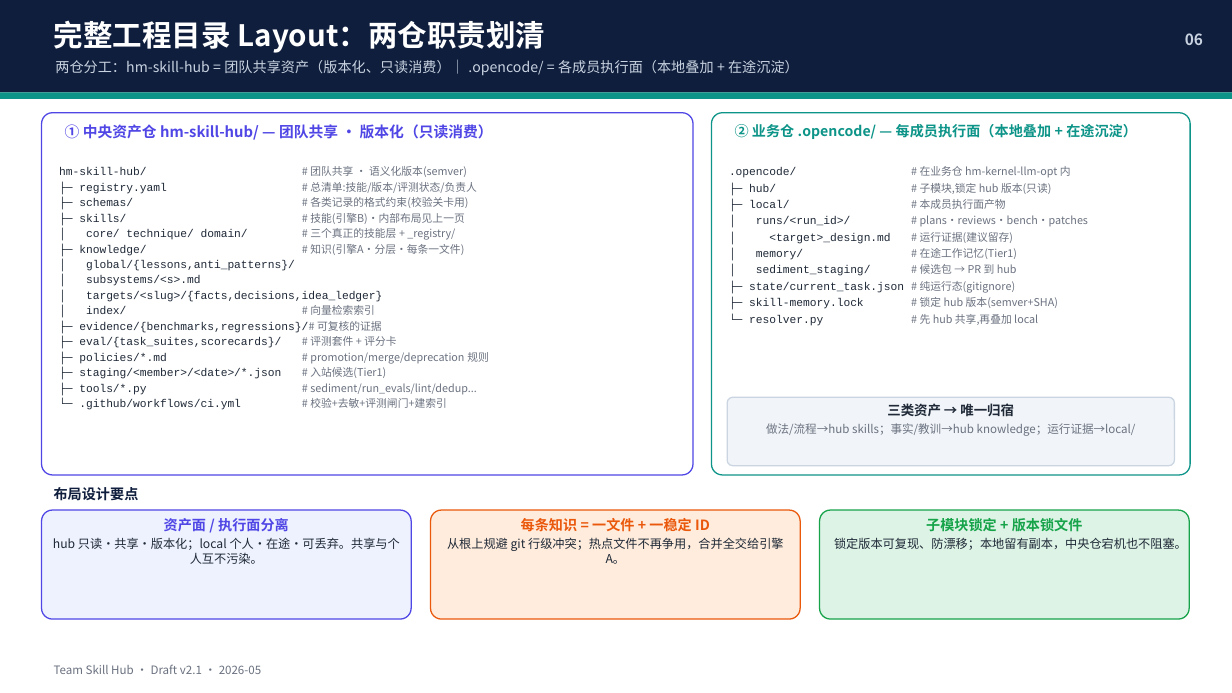
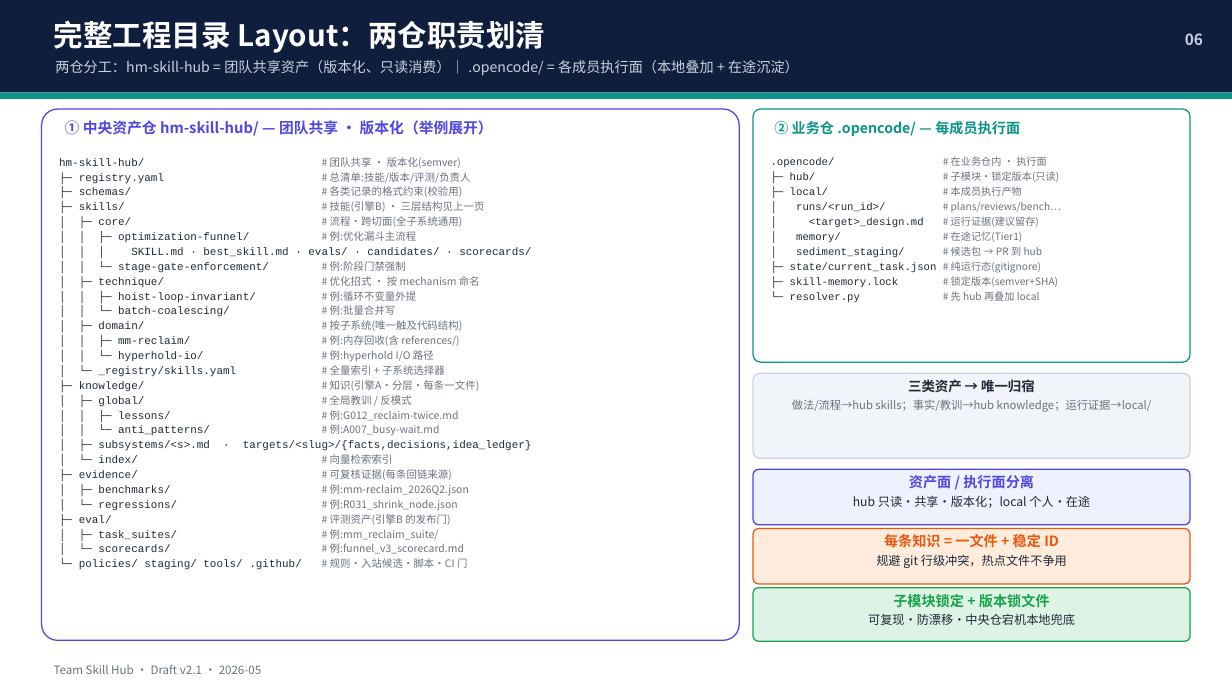
Before and after one commit to RyanSun1991/hm-kernel-llm-opt, a slide deck: slide 6 of docs/Team_Skill_Hub_Design_Slides.pptx. Drawn at 1232x693 pixels with LibreOffice and Linux fonts; fonts in the diff are those of the drawing. Boxes give left, top, right and bottom in pixels: in the first picture for what was removed or moved away, otherwise in the second. Text is boxed around its words. In the diff, an @@ line names an element or a change of style, - is before the commit and + after.

```diff
--- a/docs/Team_Skill_Hub_Design_Slides.pptx
+++ b/docs/Team_Skill_Hub_Design_Slides.pptx
@@ rounded rectangle resized from (x1=42, y1=113, x2=693, y2=475) to (x1=42, y1=109, x2=739, y2=640) @@
@@ rounded rectangle resized from (x1=712, y1=113, x2=1190, y2=475) to (x1=753, y1=109, x2=1190, y2=362) @@
@@ text "hm-skill-hub/ # 团队共享 · 版本化(semver)" moved from (x1=59, y1=166, x2=489, y2=410) to (x1=59, y1=157, x2=532, y2=570) @@
@@ text at (x1=65, y1=120, x2=493, y2=136): text changed @@
-① 中央资产仓 hm-skill-hub/ — 团队共享 · 版本化（只读消费）
+① 中央资产仓 hm-skill-hub/ — 团队共享 · 版本化（举例展开）
@@ text ".opencode/ # 在业务仓内 · 执行面" moved from (x1=729, y1=166, x2=1088, y2=326) to (x1=771, y1=156, x2=1061, y2=303) @@
@@ text at (x1=774, y1=121, x2=1020, y2=136): text changed @@
-② 业务仓 .opencode/ — 每成员执行面（本地叠加 + 在途沉淀）
+② 业务仓 .opencode/ — 每成员执行面
@@ text at (x1=59, y1=157, x2=531, y2=377): text changed; size 8.4 to 8.5 pt; font Noto Sans CJK SC to Courier New; text colour #6B7280 to #1F2937 @@
-hm-skill-hub/ # 团队共享 · 语义化版本(semver)
-├─ registry.yaml # 总清单:技能/版本/评测状态/负责人
-├─ schemas/ # 各类记录的格式约束(校验关卡用)
-├─ skills/ # 技能(引擎B)·内部布局见上一页
-│ core/ technique/ domain/ # 三个真正的技能层 + _registry/
+hm-skill-hub/ # 团队共享 · 版本化(semver)
+├─ registry.yaml # 总清单:技能/版本/评测/负责人
+├─ schemas/ # 各类记录的格式约束(校验用)
+├─ skills/ # 技能(引擎B) · 三层结构见上一页
+│ ├─ core/ # 流程·跨切面(全子系统通用)
+│ │ ├─ optimization-funnel/ # 例:优化漏斗主流程
+│ │ │ SKILL.md · best_skill.md · evals/ · candidates/ · scorecards/
+│ │ └─ stage-gate-enforcement/ # 例:阶段门禁强制
+│ ├─ technique/ # 优化招式 · 按 mechanism 命名
+│ │ ├─ hoist-loop-invariant/ # 例:循环不变量外提
+│ │ └─ batch-coalescing/ # 例:批量合并写
+│ ├─ domain/ # 按子系统(唯一触及代码结构)
+│ │ ├─ mm-reclaim/ # 例:内存回收(含 references/)
+│ │ └─ hyperhold-io/ # 例:hyperhold I/O 路径
+│ └─ _registry/skills.yaml # 全量索引 + 子系统选择器
@@ text at (x1=771, y1=156, x2=1061, y2=212): text changed; size 8.4 to 7.9 pt @@
-.opencode/ # 在业务仓 hm-kernel-llm-opt 内
-├─ hub/ # 子模块,锁定 hub 版本(只读)
-├─ local/ # 本成员执行面产物
-│ runs/<run_id>/ # plans·reviews·bench·patches
+.opencode/ # 在业务仓内 · 执行面
+├─ hub/ # 子模块·锁定版本(只读)
+├─ local/ # 本成员执行产物
+│ runs/<run_id>/ # plans/reviews/bench…
@@ text at (x1=790, y1=216, x2=1043, y2=273): size 8.8 to 8.3 pt in "│ <target>_design.md", "│ sediment_staging/", "├─ state/current_task.json"; size 8.4 to 7.9 pt in "# 运行证据(建议留存)", "# 候选包 → PR 到 hub", "# 纯运行态(gitignore)" @@
@@ text at (x1=796, y1=231, x2=1023, y2=242): text changed; size 8.4 to 7.9 pt @@
-│ memory/ # 在途工作记忆(Tier1)
+│ memory/ # 在途记忆(Tier1)
@@ text at (x1=790, y1=276, x2=1058, y2=303): text changed; size 8.4 to 8.3 pt; font Noto Sans CJK SC to Courier New; text colour #6B7280 to #1F2937 @@
-├─ skill-memory.lock # 锁定 hub 版本(semver+SHA)
-└─ resolver.py # 先 hub 共享,再叠加 local
+├─ skill-memory.lock # 锁定版本(semver+SHA)
+└─ resolver.py # 先 hub 再叠加 local
@@ text at (x1=79, y1=380, x2=480, y2=392): size 8.8 to 8.5 pt in "├─ knowledge/"; size 8.4 to 8.1 pt in "# 知识(引擎A·分层·每条一文件)" @@
@@ rounded rectangle "三类资产 → 唯一归宿" resized from (x1=727, y1=397, x2=1175, y2=466) to (x1=753, y1=373, x2=1190, y2=458) @@
@@ text at (x1=79, y1=395, x2=532, y2=570): text changed; size 8.8 to 8.5 pt @@
-│ global/{lessons,anti_patterns}/
-│ subsystems/<s>.md
-│ targets/<slug>/{facts,decisions,idea_ledger}
-│ index/ # 向量检索索引
-├─ evidence/{benchmarks,regressions}/# 可复核的证据
-├─ eval/{task_suites,scorecards}/ # 评测套件 + 评分卡
-├─ policies/*.md # promotion/merge/deprecation 规则
-├─ staging/<member>/<date>/*.json # 入站候选(Tier1)
-├─ tools/*.py # sediment/run_evals/lint/dedup...
-└─ .github/workflows/ci.yml # 校验+去敏+评测闸门+建索引
+│ ├─ global/ # 全局教训 / 反模式
+│ │ ├─ lessons/ # 例:G012_reclaim-twice.md
+│ │ └─ anti_patterns/ # 例:A007_busy-wait.md
+│ ├─ subsystems/<s>.md · targets/<slug>/{facts,decisions,idea_ledger}
+│ └─ index/ # 向量检索索引
+├─ evidence/ # 可复核证据(每条回链来源)
+│ ├─ benchmarks/ # 例:mm-reclaim_2026Q2.json
+│ └─ regressions/ # 例:R031_shrink_node.json
+├─ eval/ # 评测资产(引擎B 的发布门)
+│ ├─ task_suites/ # 例:mm_reclaim_suite/
+│ └─ scorecards/ # 例:funnel_v3_scorecard.md
+└─ policies/ staging/ tools/ .github/ # 规则·入站候选·脚本·CI 门
@@ text in rounded rectangle at (x1=792, y1=399, x2=1152, y2=412): size 9 to 8.8 pt in "做法/流程→hub skills；事实/教训→hub knowledge；运行证据→local/" @@
@@ rounded rectangle "资产面 / 执行面分离" resized from (x1=42, y1=510, x2=411, y2=619) to (x1=753, y1=470, x2=1190, y2=525) @@
@@ text removed at (x1=54, y1=487, x2=139, y2=501) @@
-布局设计要点
@@ text in rounded rectangle at (x1=853, y1=495, x2=1090, y2=508): text changed @@
-hub 只读·共享·版本化；local 个人·在途·可丢弃。共享与个人互不污染。
+hub 只读·共享·版本化；local 个人·在途
@@ rounded rectangle "每条知识 = 一文件 + 稳定 ..." resized from (x1=431, y1=510, x2=800, y2=619) to (x1=753, y1=529, x2=1190, y2=584) @@
@@ text in rounded rectangle at (x1=876, y1=533, x2=1067, y2=568): text changed @@
-每条知识 = 一文件 + 一稳定 ID
-从根上规避 git 行级冲突；热点文件不再争用，合并全交给引擎 A。
+每条知识 = 一文件 + 稳定 ID
+规避 git 行级冲突，热点文件不争用
@@ rounded rectangle "子模块锁定 + 版本锁文件" resized from (x1=820, y1=510, x2=1189, y2=619) to (x1=753, y1=588, x2=1190, y2=641) @@
@@ text in rounded rectangle at (x1=868, y1=613, x2=1075, y2=625): text changed @@
-锁定版本可复现、防漂移；本地留有副本，中央仓宕机也不阻塞。
+可复现·防漂移·中央仓宕机本地兜底
```
Also in this commit, not shown: 1 other file.
